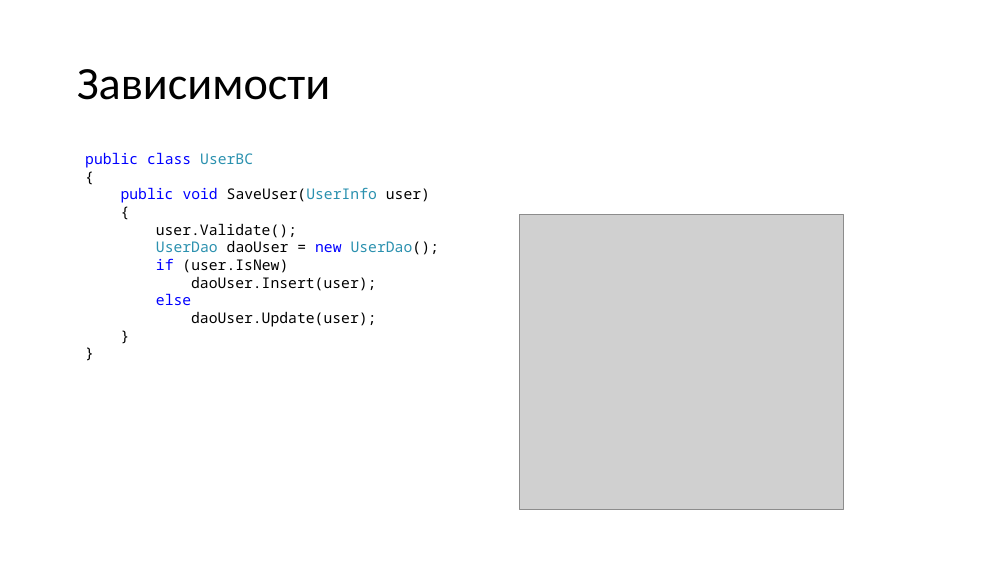
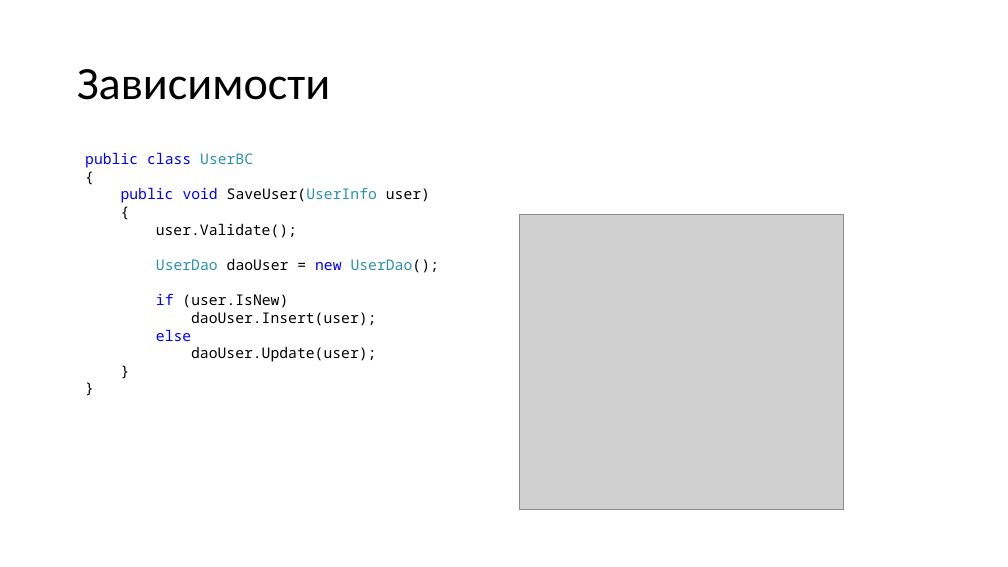
Before and after one commit to MihailRomanov/DevTools_Course, a slide deck: slide 10 of Lections/03_Unit_tests.pptx. Drawn at 1008x567 pixels with LibreOffice and Linux fonts; fonts in the diff are those of the drawing; grey boxes stand for pictures. Boxes give left, top, right and bottom in pixels: in the first picture for what was removed or moved away, otherwise in the second. Text is boxed around its words. In the diff, an @@ line names an element or a change of style, - is before the commit and + after.

```diff
--- a/Lections/03_Unit_tests.pptx
+++ b/Lections/03_Unit_tests.pptx
@@ text "public class UserBC" rewrapped from (85, 152, 439, 327) to (85, 152, 439, 362) @@
```
Also in this commit, not shown: 3 other slides changed, 2 slides added, 1 slide removed.
